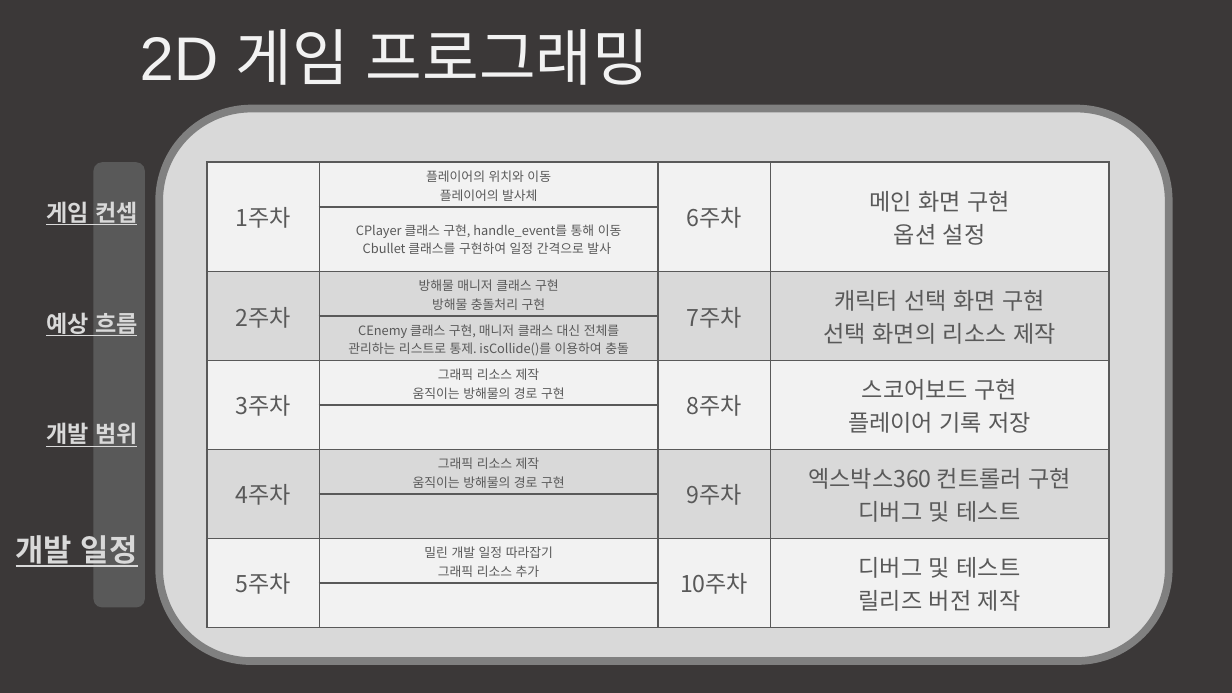
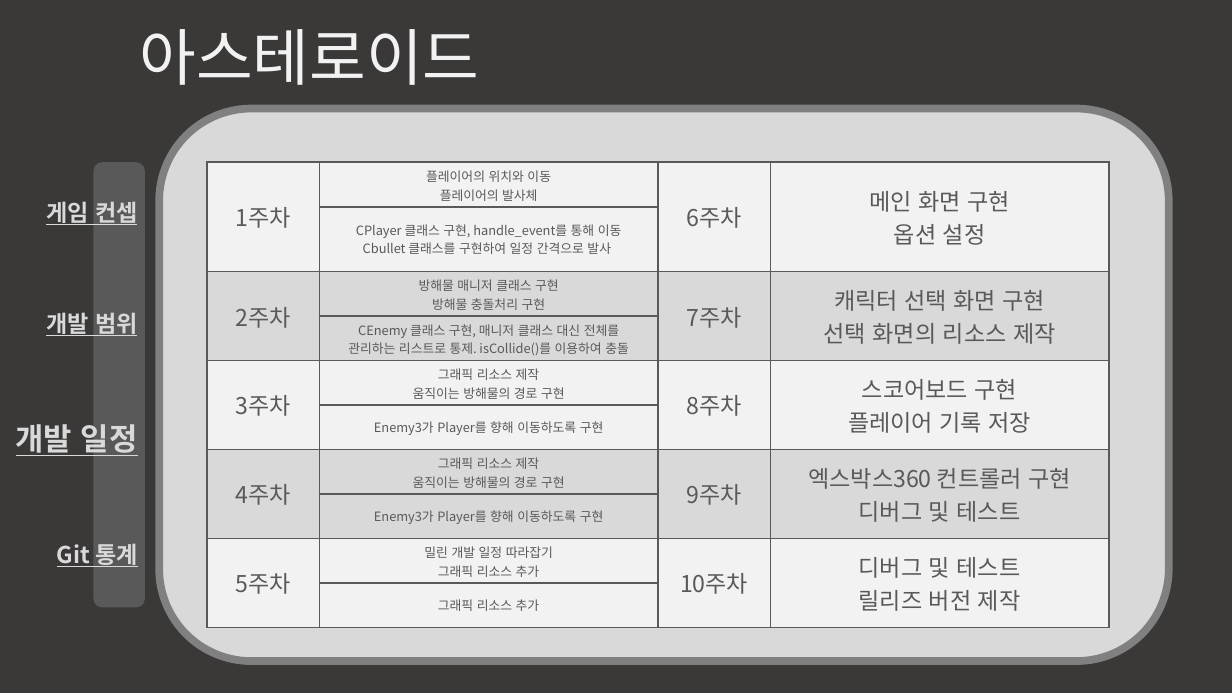
Before and after one commit to mado0421/2DGameProgrammingProject, a slide deck: slide 3 of 2DGP_2차발표.pptx. Drawn at 1232x693 pixels with LibreOffice and Linux fonts; fonts in the diff are those of the drawing. Boxes give left, top, right and bottom in pixels: in the first picture for what was removed or moved away, otherwise in the second. Text is boxed around its words. In the diff, an @@ line names an element or a change of style, - is before the commit and + after.

```diff
--- a/2DGP_2차발표.pptx
+++ b/2DGP_2차발표.pptx
@@ text at box(140, 29, 480, 85): text changed @@
-2D 게임 프로그래밍
+아스테로이드
@@ table at box(207, 163, 1109, 615) @@
-row 6, column 2: 
+row 6, column 2: Enemy3가 Player를 향해 이동하도록 구현
-row 8, column 2: 
+row 8, column 2: Enemy3가 Player를 향해 이동하도록 구현
-row 10, column 2: 
+row 10, column 2: 그래픽 리소스 추가
@@ text at box(46, 312, 138, 336): paragraph removed @@
-예상 흐름
@@ text at box(57, 543, 138, 567): paragraph added @@
+Git 통계
```
Also in this commit, not shown: 3 other slides changed, 1 slide added, 1 other file.
